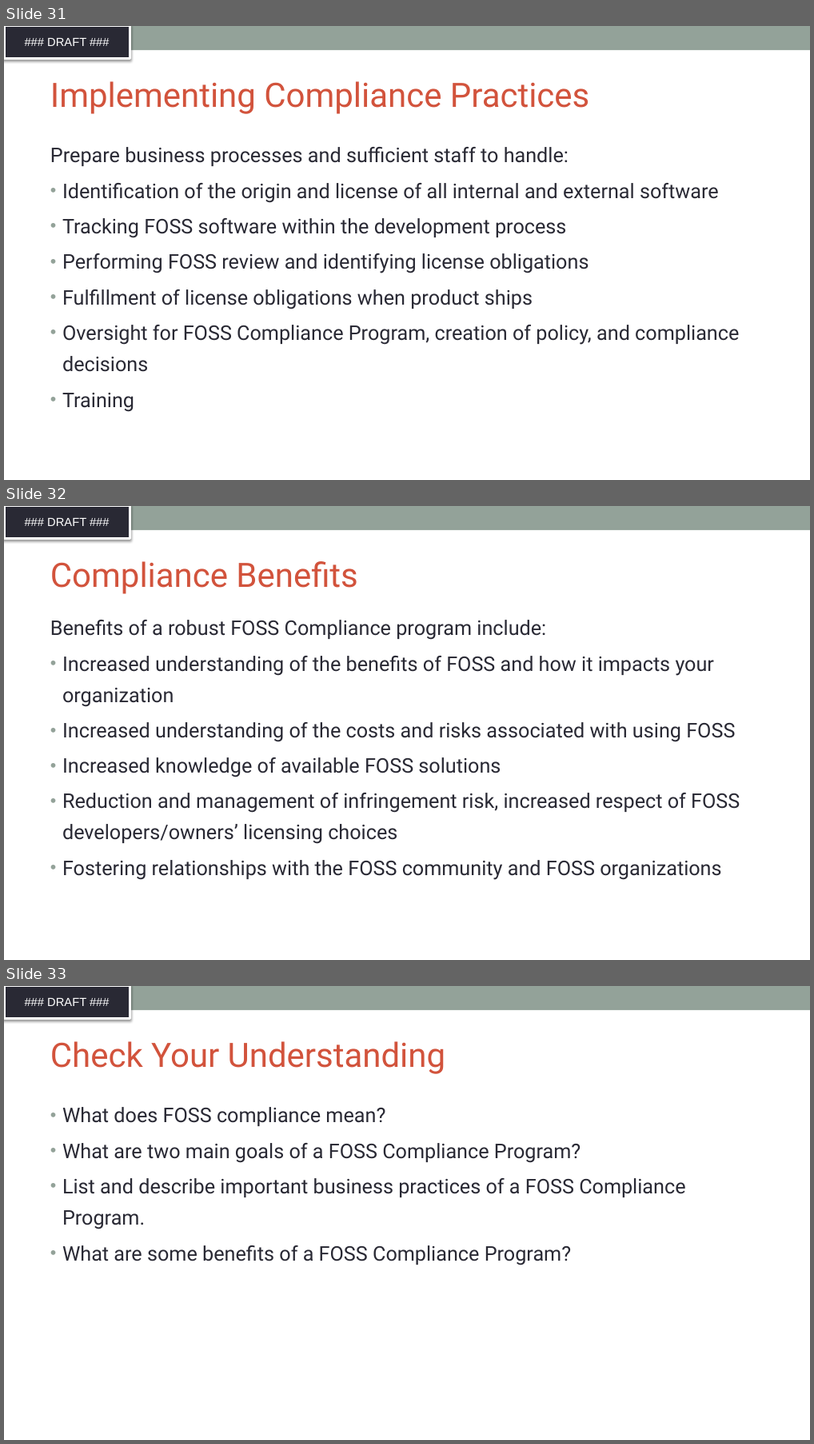
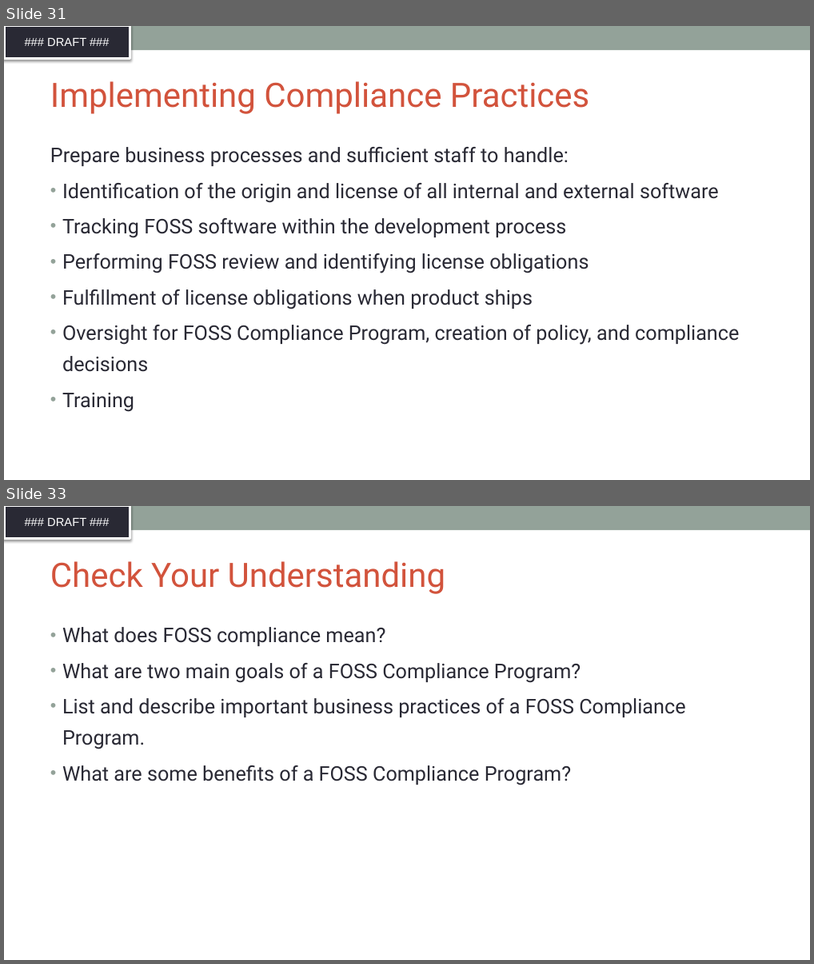
Before and after one commit to SThanheiser/curriculum, a slide deck: translation-DE/slides/DFT_openchain-curriculum-for-1-1_GER.pptx. Shown one above the other, each under a label of ours: slides 31, 32 and 33 before the commit, slides 31 and 33 after it; the slides between them are not shown. The pictures are 814x1444 and 814x964 pixels, drawn with LibreOffice and Linux fonts; fonts in the diff are those of the drawing; background and template pictures are left out. Boxes give left, top, right and bottom in pixels: in the first picture for what was removed or moved away, otherwise in the second. Text is boxed around its words. In the diff, an @@ line names an element or a change of style, - is before the commit and + after.

Commit message:
Translation of slides 32, 36-40

```diff
--- a/translation-DE/slides/DFT_openchain-curriculum-for-1-1_GER.pptx
+++ b/translation-DE/slides/DFT_openchain-curriculum-for-1-1_GER.pptx
@@ slide 32 removed at <box>4,506,810,960</box>, background #FFFFFF; not listed: 2 template elements that a slide beside it also shows @@
@@ title removed at <box>50,561,358,594</box> @@
-Compliance Benefits
@@ text removed at <box>50,620,740,880</box> @@
-Benefits of a robust FOSS Compliance program include:
-• Increased understanding of the benefits of FOSS and how it impacts your organization
-• Increased understanding of the costs and risks associated with using FOSS
-• Increased knowledge of available FOSS solutions
-• Reduction and management of infringement risk, increased respect of FOSS developers/owners’ licensing choices
-• Fostering relationships with the FOSS community and FOSS organizations
```
Also in this commit, not shown: 1 slide changed, 5 slides added, 4 other slides removed.
